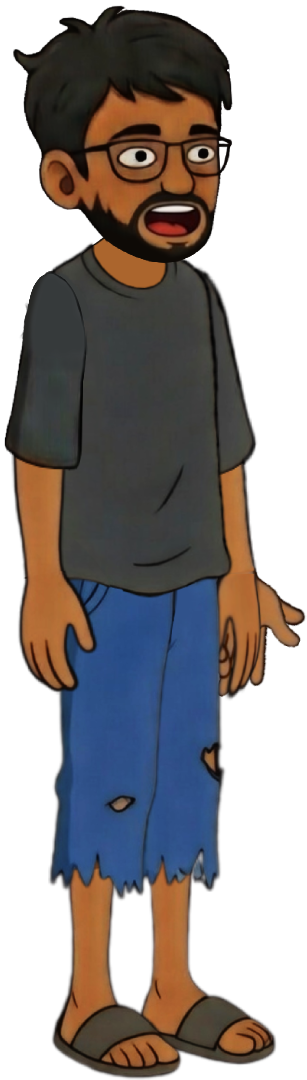
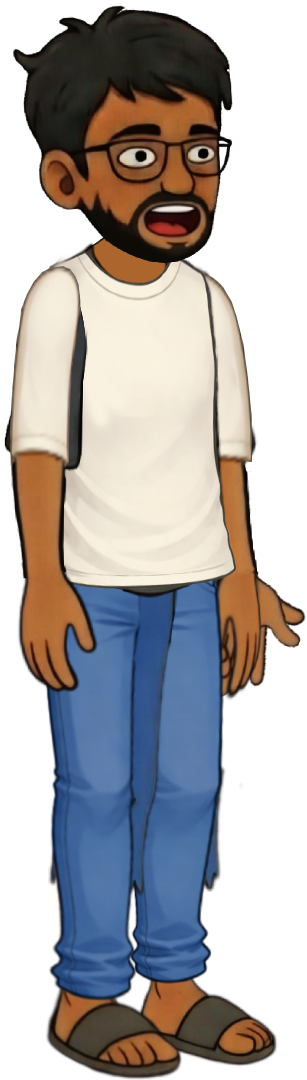
Before/after of a w=307, h=1080 layered artwork. What changed in the layer stack:
added layer "RightArm_1" above "RightArm_0" over [10, 251, 278, 1079]
added layer "Body_1" above "Body_0" over [10, 251, 278, 1079]
added layer "RightLeg_1" above "RightLeg_0" over [10, 251, 278, 1079]
added layer "LeftLeg_1" above "LeftLeg_0" over [10, 251, 278, 1079]
added layer "LeftArm_1" above "LeftArm_0" over [10, 251, 278, 1079]
